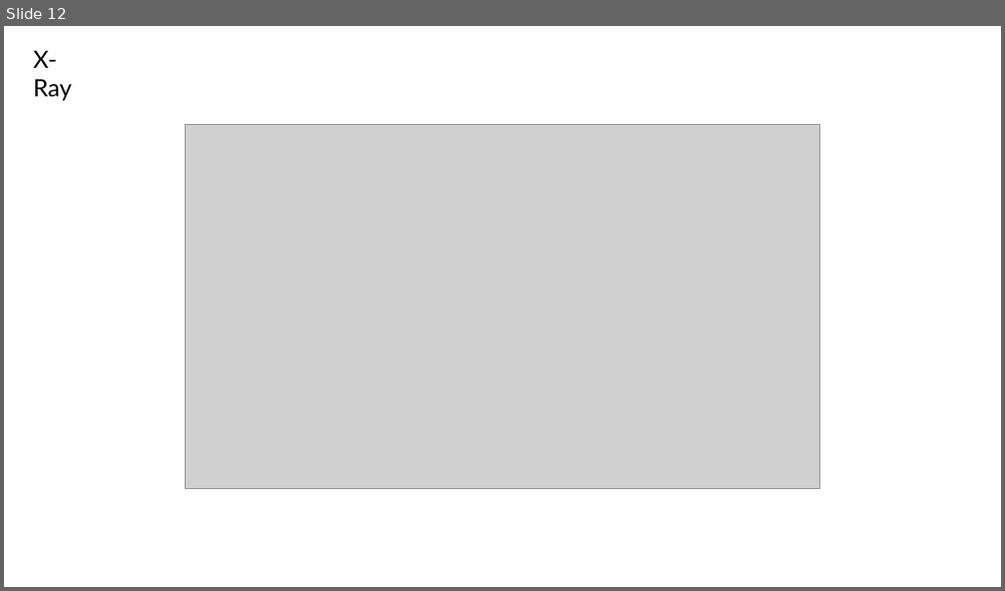
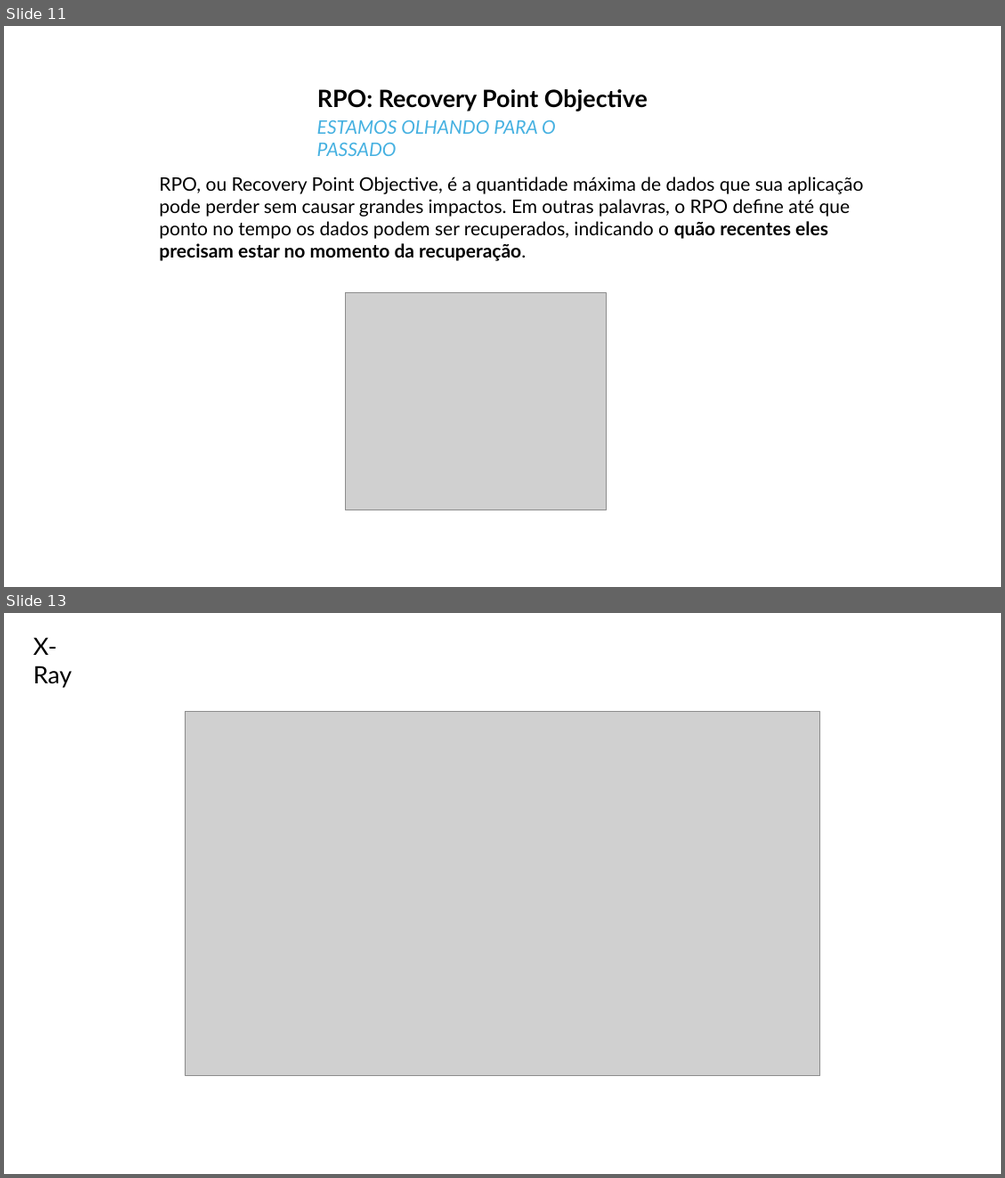
Before and after one commit to marcelomamorim/preparation-solutions-architect-associate, a slide deck: assets/slides/Semana5.pptx. Shown one above the other, each under a label of ours: slide 12 before the commit, slides 11 and 13 after it; the slides between them are not shown. The pictures are 1005x591 and 1005x1178 pixels, drawn with LibreOffice and Linux fonts; fonts in the diff are those of the drawing; grey boxes stand for pictures. Boxes give left, top, right and bottom in pixels: in the first picture for what was removed or moved away, otherwise in the second. Text is boxed around its words. In the diff, an @@ line names an element or a change of style, - is before the commit and + after.

```diff
--- a/assets/slides/Semana5.pptx
+++ b/assets/slides/Semana5.pptx
@@ slide 11 added at bbox=[4, 26, 1001, 587], background #FFFFFF @@
@@ text added at bbox=[317, 89, 647, 111], 23 pt, text #000000, bold @@
+RPO: Recovery Point Objective
@@ text added at bbox=[317, 120, 556, 156], 18 pt, text #46B1E1, italic @@
+ESTAMOS OLHANDO PARA O PASSADO
@@ text added at bbox=[159, 176, 863, 261], 18 pt, text #000000 @@
+RPO, ou Recovery Point Objective, é a quantidade máxima de dados que sua aplicação pode perder sem causar grandes impactos. Em outras palavras, o RPO define até que ponto no tempo os dados podem ser recuperados, indicando o quão recentes eles precisam estar no momento da recuperação.
@@ picture added at bbox=[346, 293, 607, 510] @@
@@ what was slide 12 is now slide 13 @@
```
Also in this commit, not shown: 2 slides changed, 1 other slide added, 2 slides removed, 19 other files.
